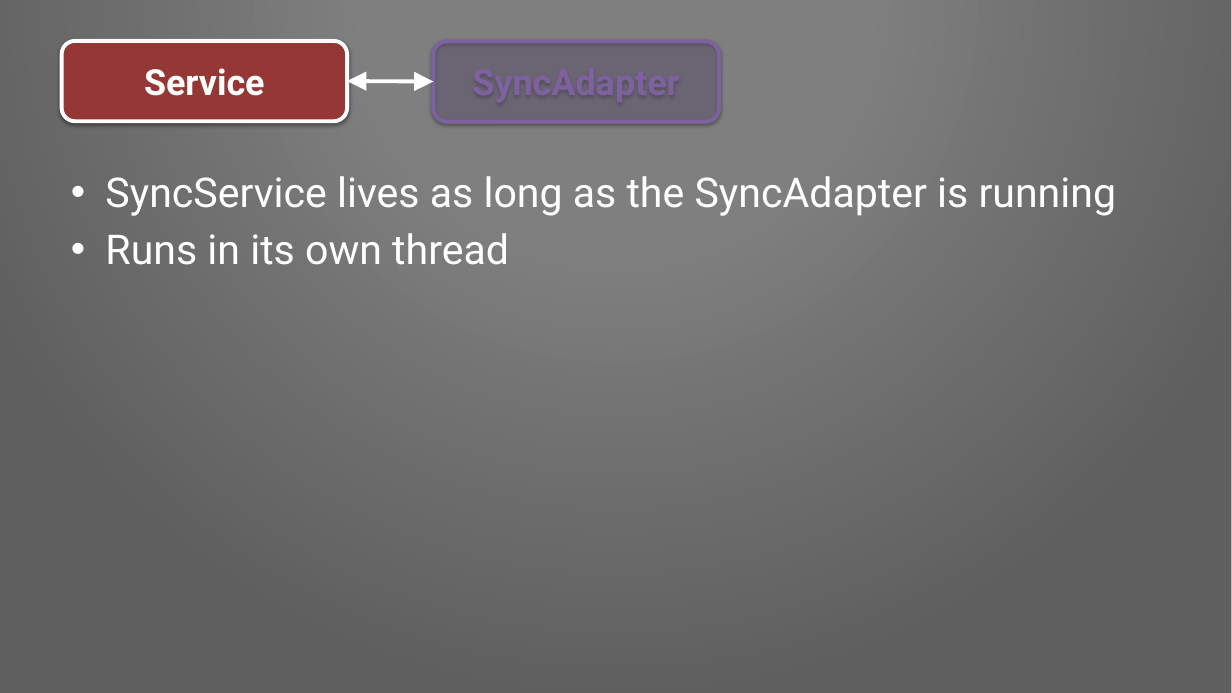
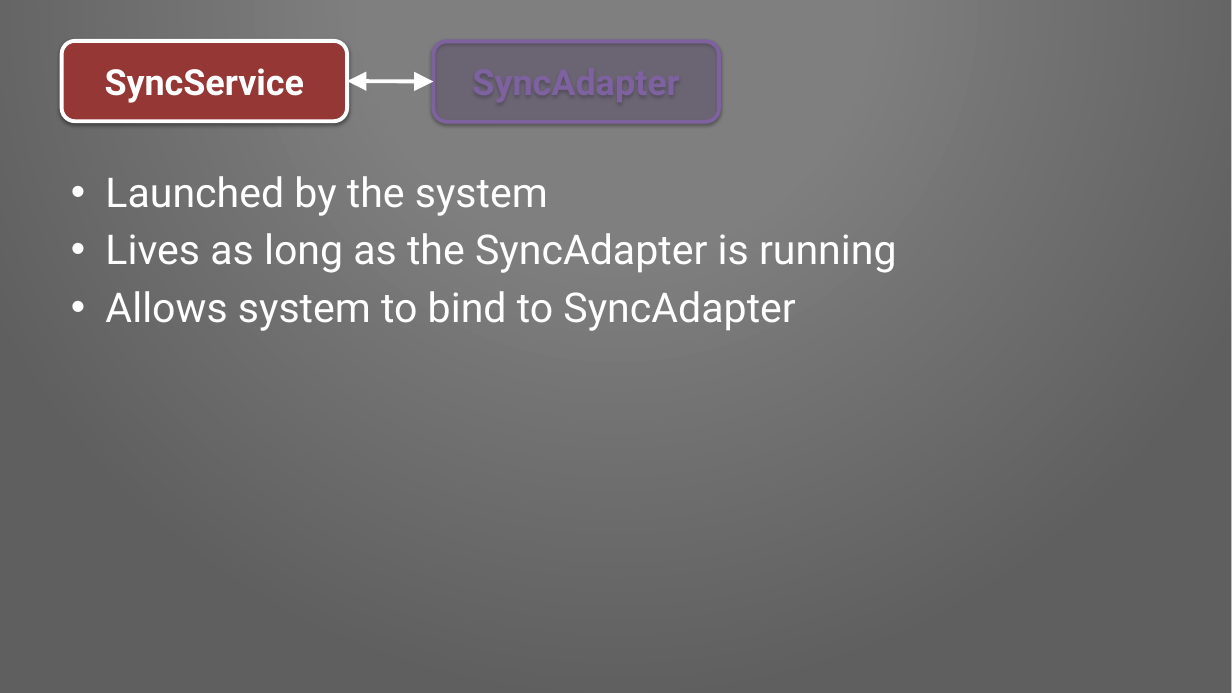
Before and after one commit to Pixplicity/sync-demo, a slide deck: slide 22 of I've been doing some syncing.pptx (slide 21 before the commit). Drawn at 1232x693 pixels with LibreOffice and Linux fonts; fonts in the diff are those of the drawing; background and template pictures are left out. Boxes give left, top, right and bottom in pixels: in the first picture for what was removed or moved away, otherwise in the second. Text is boxed around its words. In the diff, an @@ line names an element or a change of style, - is before the commit and + after.

Commit message:
added section on SyncAdapter and account type & name

```diff
--- a/I've been doing some syncing.pptx
+++ b/I've been doing some syncing.pptx
@@ text in rounded rectangle at (x1=105, y1=68, x2=305, y2=103): text changed @@
-Service
+SyncService
@@ text at (x1=105, y1=176, x2=897, y2=331): text changed @@
-• SyncService lives as long as the SyncAdapter is running
-• Runs in its own thread
+• Launched by the system
+• Lives as long as the SyncAdapter is running
+• Allows system to bind to SyncAdapter
```
Also in this commit, not shown: 6 other slides changed, 6 slides added.
